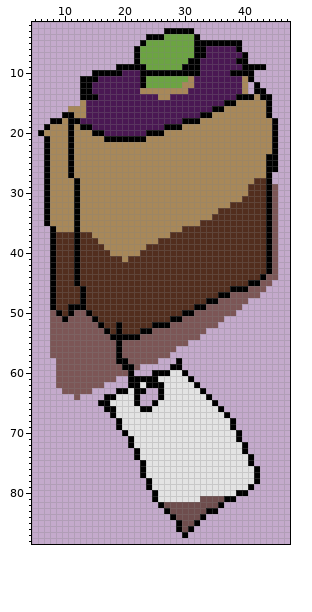
Edited in one commit: sprite sheet (ice-cream-roguelite/assets/truck/canteenpouchfull.png). Above: the version before the commit.
The file is 62x92 pixels. Shown: x 5..47, y 2..88.
The same view after the edit:
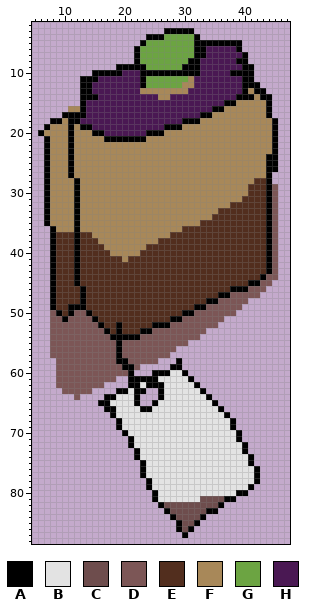
Palette (. is transparent): A #000000  B #e3e3e3  C #6e4d4d  D #7c5656  E #522e1e  F #a88859  G #6ca442  H #4a1853
The edit:
y 9: x 42..43 AA -> ..
y 11: x 40 F -> A
y 12: x 40..41 F. -> AA
y 13: x 40..41 F. -> AF
y 15..16: x 13 F -> A
y 17: x 12..13 FF -> AA
